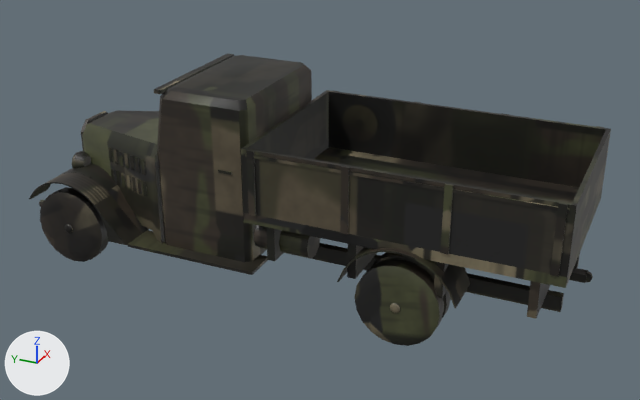
Before and after pictures for a commit that changed the FBX model models/PF621L_OPEN/PF621L_OPEN.fbx.
One viewpoint serves both versions: a camera (50 mm lens) standing at (-7.42, -3.68, 4.53) and looking at (0.0, -0.34, 0.82). The axes (+X, +Y, +Z) are drawn at lower left. The lights are the same throughout. The first picture is the older version. Vertices at exactly the same position are counted once.

The scene before the commit, as lines of its bpy script (objects in view):
```python
me_chassis = bpy.data.meshes.new('Chassis')
me_chassis.from_pydata(...)  # 1242 vertices, 864 faces; spans x -1.01..1.01, y -3.04..2.75, z 0.24..2.0
me_chassis.materials.append(mat_m_tk)  # picture img_pf621l_open_png
me_roue_02 = bpy.data.meshes.new('Roue_02')
me_roue_02.from_pydata(...)  # 828 vertices, 652 faces; spans x -1.0..1.0, y -0.4..0.4, z -0.4..0.4
me_roue_02.materials.append(mat_m_tk)  # picture img_pf621l_open_png
me_roue_gauche_01 = bpy.data.meshes.new('Roue_Gauche_01')
me_roue_gauche_01.from_pydata(...)  # 258 vertices, 198 faces; spans x -0.115..0.095, y -0.4..0.4, z -0.4..0.4
me_roue_gauche_01.materials.append(mat_m_tk)  # picture img_pf621l_open_png
ob_chassis = bpy.data.objects.new('Chassis', me_chassis)
ob_chassis.location = (0.0, 0.0, 0.0)
ob_roue_02 = bpy.data.objects.new('Roue_02', me_roue_02)
ob_roue_02.location = (0.0, -1.51, 0.4)
ob_roue_gauche_01 = bpy.data.objects.new('Roue_Gauche_01', me_roue_gauche_01)
ob_roue_gauche_01.location = (-0.8, 2.14, 0.4)
```
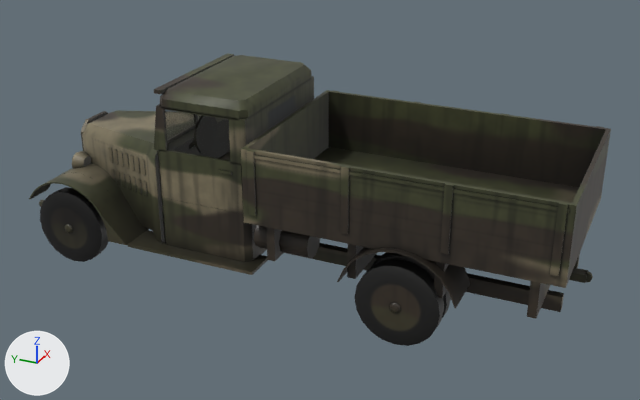
The change, as a diff of the scene's bpy script:
```diff
--- a/models/PF621L_OPEN/PF621L_OPEN.fbx.py
+++ b/models/PF621L_OPEN/PF621L_OPEN.fbx.py
@@ mat_m_vitre @@
+mat_m_vitre = principled_material('M_Vitre')
+mat_m_vitre.base_color = (0.0, 0.0, 0.0)  # black #000000
+mat_m_vitre.roughness = 0.05
+mat_m_vitre.alpha = 0.298
@@ me_chassis @@
 # used by ob_chassis; location = (0.0, 0.0, 0.0)
-me_chassis.from_pydata(...)  # 1242 vertices, 864 faces; spans x -1.01..1.01, y -3.04..2.75, z 0.24..2.0
+me_chassis.from_pydata(...)  # 1470 vertices, 1038 faces; spans x -1.01..1.01, y -3.04..2.75, z 0.24..2.0
+# me_chassis part 1: 148 vertices added at x -0.75..0.75, y 0.07..1.09, z 0.9..1.85
+# me_chassis part 2: 845 kept faces spanning x -1.01..1.01, y -3.04..2.75, z 0.24..2.0 get new texture (UV) coordinates
+# other edits to the shape of me_chassis do not show in these pictures
 me_chassis.materials.append(mat_m_tk)
+me_chassis.materials.append(mat_m_vitre)  # black #000000
```

Boxes [x1, y1, x2, y2] around the edits, measured in the pictures (640 x 400 px):
part 1 of me_chassis, added: after [154, 71, 314, 262]
part 2 of me_chassis, surface changed: [44, 54, 611, 319] in both
